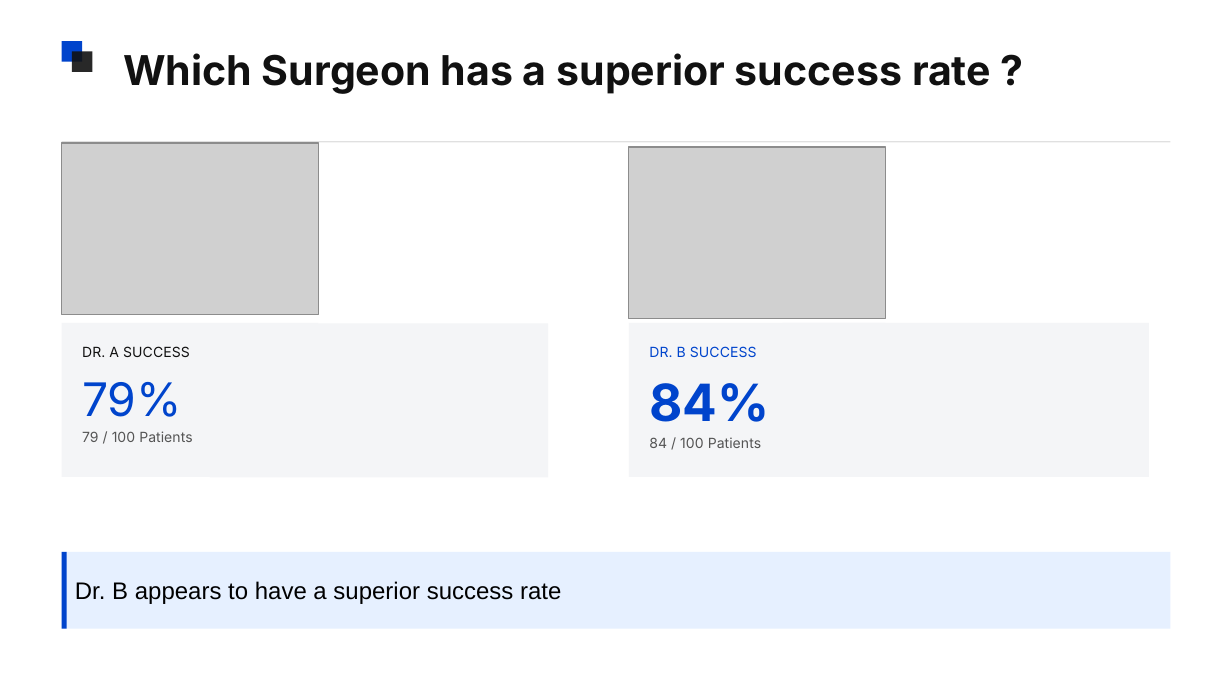
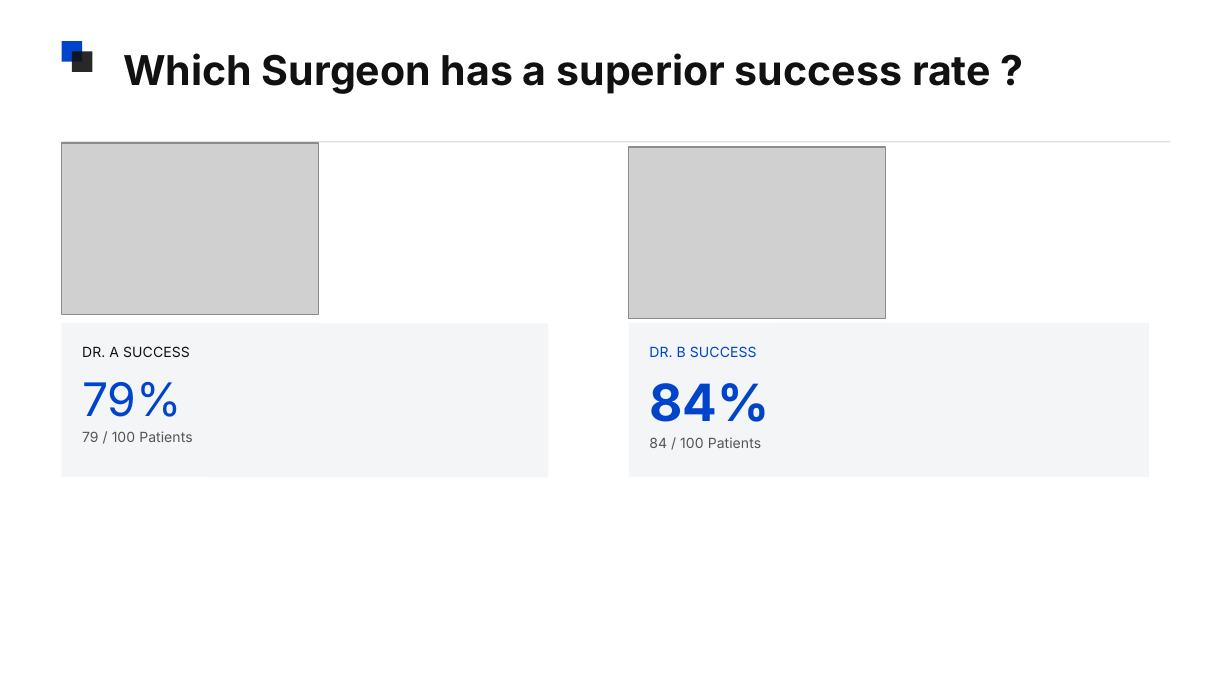
Before and after one commit to brinda-25/workshop, a slide deck: slide 2 of Day2/Data_Science_Interview_Mastery.pptx (slide 5 before the commit). Drawn at 1232x693 pixels with LibreOffice and Linux fonts; fonts in the diff are those of the drawing; grey boxes stand for pictures. Boxes give left, top, right and bottom in pixels: in the first picture for what was removed or moved away, otherwise in the second. Text is boxed around its words. In the diff, an @@ line names an element or a change of style, - is before the commit and + after.

```diff
--- a/Day2/Data_Science_Interview_Mastery.pptx
+++ b/Day2/Data_Science_Interview_Mastery.pptx
@@ rectangle removed at <box>62,552,1170,628</box> @@
-Dr. B appears to have a superior success rate
@@ rectangle removed at <box>62,552,67,628</box> @@
```
Also in this commit, not shown: 7 other slides changed, 2 slides added, 1 slide removed.
